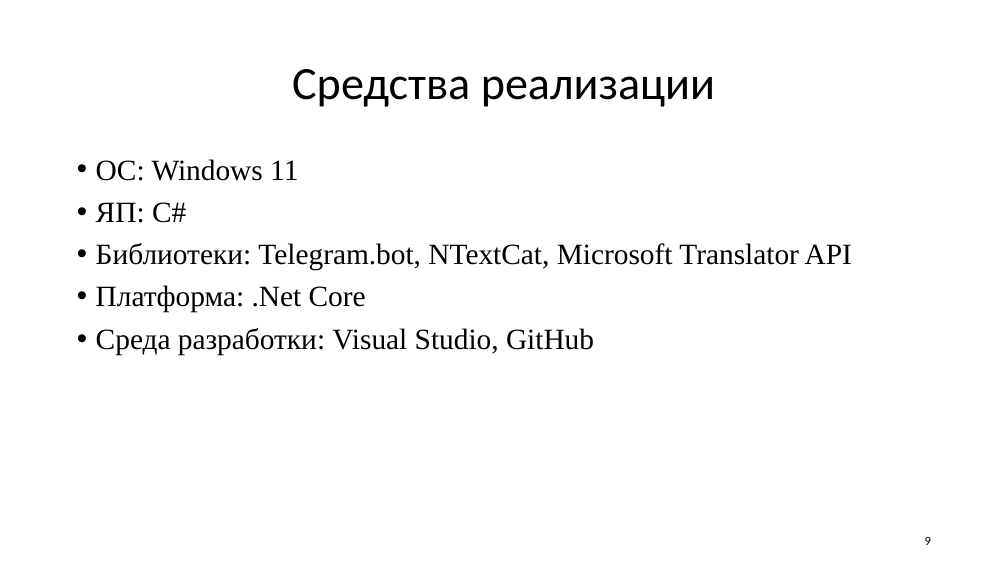
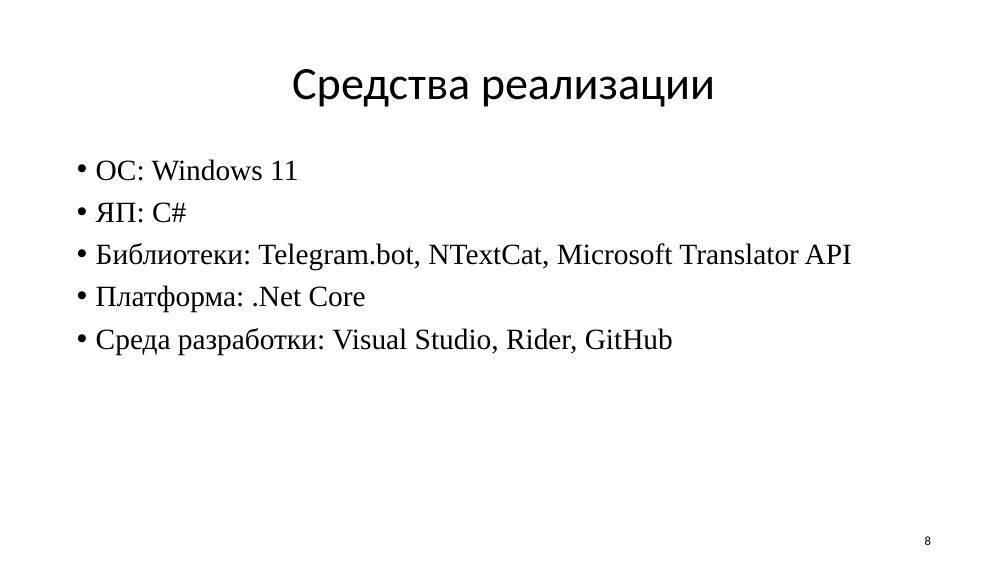
Before and after one commit to Fextice/PostTranslator_bot, a slide deck: slide 8 of DocumentsTGbot/PrezaTGbot.pptx (slide 9 before the commit). Drawn at 1008x567 pixels with LibreOffice and Linux fonts; fonts in the diff are those of the drawing. Boxes give left, top, right and bottom in pixels: in the first picture for what was removed or moved away, otherwise in the second. Text is boxed around its words. In the diff, an @@ line names an element or a change of style, - is before the commit and + after.

```diff
--- a/DocumentsTGbot/PrezaTGbot.pptx
+++ b/DocumentsTGbot/PrezaTGbot.pptx
@@ text at (96,328,673,355): text changed @@
-• Среда разработки: Visual Studio, GitHub
+• Среда разработки: Visual Studio, Rider, GitHub
@@ page number at (925,536,931,545): text changed @@
-9
+8
```
Also in this commit, not shown: 2 other slides changed, 1 slide added, 2 slides removed, 1 other file.
